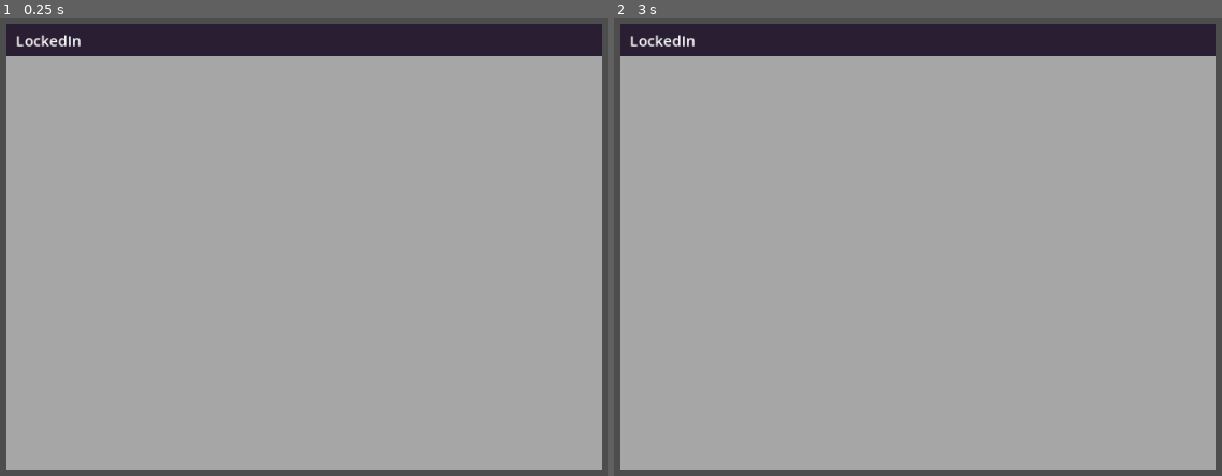
Above: before the commit, frames 1-2 (left to right).
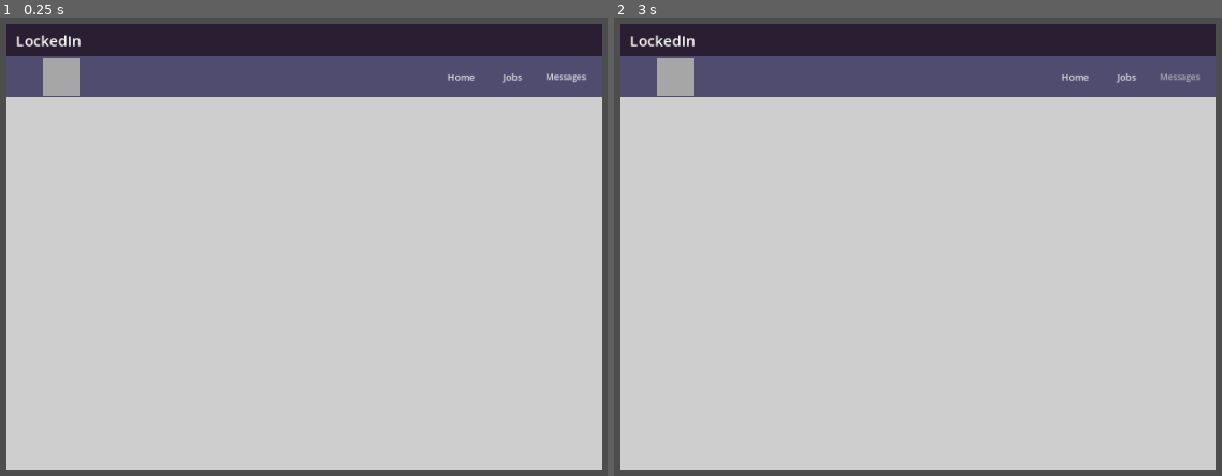
Above: after the commit, the same moments.

Repository: iimurpyh/linked-alien
Game: Godot game, scene res://main.tscn
The game is run twice, just before and just after one commit, with the same random seed, the same clock (stepped at 60 frames per second) and the same inputs.
Inputs (mouse positions are in pixels of both pictures, inside the frame that each line leads up to):
- Up to frame 1 (0.25 s): no input
- Up to frame 2 (3 s): click (1179, 77) at 0.5 s, where only the run after the commit has a clickable "Messages"; click (1124, 77) at 1.25 s, where only the run after the commit has a clickable "Jobs"; click (1076, 77) at 2 s, where only the run after the commit has a clickable "Home"; click (1179, 77) at 2.75 s, where only the run after the commit has a clickable "Messages"

The runs differ from the first frame. In frame 1, 88% of the frame differs, in the area x 0-100%, y 8-99%; in frame 2, 88%.

Commit message:
Add webpage and menubar with buttons

Diff:
--- a/main.tscn
+++ b/main.tscn
@@ -1,6 +1,39 @@
 [gd_scene format=3 uid="uid://bsysuiyx4dqy"]
 
 [ext_resource type="Theme" uid="uid://c4vir164jmy38" path="res://resources/themes/lockedin.tres" id="1_ig7tw"]
+
+[sub_resource type="StyleBoxFlat" id="StyleBoxFlat_ig7tw"]
+bg_color = Color(0.8089983, 0.8089983, 0.80899817, 1)
+
+[sub_resource type="StyleBoxFlat" id="StyleBoxFlat_0xm2m"]
+bg_color = Color(0.30940694, 0.29920965, 0.43969783, 1)
+
+[sub_resource type="StyleBoxFlat" id="StyleBoxFlat_h2yge"]
+bg_color = Color(0.6, 0.6, 0.6, 0)
+
+[sub_resource type="StyleBoxFlat" id="StyleBoxFlat_7mycd"]
+bg_color = Color(0.6, 0.6, 0.6, 0)
+
+[sub_resource type="StyleBoxFlat" id="StyleBoxFlat_272bh"]
+bg_color = Color(0.6, 0.6, 0.6, 0)
+
+[sub_resource type="StyleBoxFlat" id="StyleBoxFlat_1bvp3"]
+bg_color = Color(0.6, 0.6, 0.6, 0)
+
+[sub_resource type="StyleBoxFlat" id="StyleBoxFlat_5vw27"]
+bg_color = Color(0.6, 0.6, 0.6, 0)
+
+[sub_resource type="StyleBoxFlat" id="StyleBoxFlat_kek77"]
+bg_color = Color(0.6, 0.6, 0.6, 0)
+
+[sub_resource type="StyleBoxFlat" id="StyleBoxFlat_lquwl"]
+bg_color = Color(0.6, 0.6, 0.6, 0)
+
+[sub_resource type="StyleBoxFlat" id="StyleBoxFlat_4c57u"]
+bg_color = Color(0.6, 0.6, 0.6, 0)
+
+[sub_resource type="StyleBoxFlat" id="StyleBoxFlat_efxa6"]
+bg_color = Color(0.6, 0.6, 0.6, 0)
 
 [node name="Main" type="Node2D" unique_id=1141253464]
 
@@ -55,3 +88,88 @@
 layout_mode = 2
 text = "LockedIn"
 vertical_alignment = 1
+
+[node name="Webpage" type="Panel" parent="UI/Window/App" unique_id=1473917591]
+layout_mode = 1
+anchors_preset = -1
+anchor_top = 0.07300001
+anchor_right = 1.0
+anchor_bottom = 1.0
+offset_top = -0.04000473
+grow_horizontal = 2
+grow_vertical = 0
+theme_override_styles/panel = SubResource("StyleBoxFlat_ig7tw")
+
+[node name="MenuBar" type="Panel" parent="UI/Window/App/Webpage" unique_id=550115243]
+layout_mode = 1
+anchors_preset = -1
+anchor_right = 1.0
+anchor_bottom = 0.09900001
+offset_bottom = 0.04399872
+grow_horizontal = 2
+theme_override_styles/panel = SubResource("StyleBoxFlat_0xm2m")
+
+[node name="Messages" type="Button" parent="UI/Window/App/Webpage/MenuBar" unique_id=1945130139]
+layout_mode = 1
+anchors_preset = -1
+anchor_left = 0.92300004
+anchor_right = 1.0
+anchor_bottom = 0.998
+offset_left = -14.720032
+offset_right = -14.0
+offset_bottom = -0.010807037
+grow_horizontal = 0
+theme_override_colors/font_color = Color(0.875, 0.875, 0.875, 1)
+theme_override_colors/font_hover_color = Color(0.68235296, 0.68235296, 0.68235296, 1)
+theme_override_font_sizes/font_size = 9
+theme_override_styles/normal = SubResource("StyleBoxFlat_h2yge")
+theme_override_styles/pressed = SubResource("StyleBoxFlat_7mycd")
+theme_override_styles/hover = SubResource("StyleBoxFlat_272bh")
+text = "Messages"
+
+[node name="Jobs" type="Button" parent="UI/Window/App/Webpage/MenuBar" unique_id=623733113]
+layout_mode = 1
+anchors_preset = -1
+anchor_left = 0.92300004
+anchor_right = 1.0
+anchor_bottom = 0.998
+offset_left = -70.72003
+offset_right = -70.0
+offset_bottom = -0.010807037
+grow_horizontal = 0
+theme_override_colors/font_color = Color(0.875, 0.875, 0.875, 1)
+theme_override_colors/font_hover_color = Color(0.68235296, 0.68235296, 0.68235296, 1)
+theme_override_font_sizes/font_size = 10
+theme_override_styles/normal = SubResource("StyleBoxFlat_1bvp3")
+theme_override_styles/pressed = SubResource("StyleBoxFlat_5vw27")
+theme_override_styles/hover = SubResource("StyleBoxFlat_kek77")
+text = "Jobs"
+
+[node name="Home" type="Button" parent="UI/Window/App/Webpage/MenuBar" unique_id=1280569439]
+layout_mode = 1
+anchors_preset = -1
+anchor_left = 0.92300004
+anchor_right = 1.0
+anchor_bottom = 0.998
+offset_left = -126.72003
+offset_right = -126.0
+offset_bottom = -0.010807037
+grow_horizontal = 0
+theme_override_colors/font_color = Color(0.875, 0.875, 0.875, 1)
+theme_override_colors/font_hover_color = Color(0.68235296, 0.68235296, 0.68235296, 1)
+theme_override_font_sizes/font_size = 10
+theme_override_styles/normal = SubResource("StyleBoxFlat_lquwl")
+theme_override_styles/pressed = SubResource("StyleBoxFlat_4c57u")
+theme_override_styles/hover = SubResource("StyleBoxFlat_efxa6")
+text = "Home"
+
+[node name="Logo" type="Panel" parent="UI/Window/App/Webpage/MenuBar" unique_id=138049737]
+layout_mode = 1
+anchors_preset = 4
+anchor_top = 0.5
+anchor_bottom = 0.5
+offset_left = 39.0
+offset_top = -20.0
+offset_right = 79.0
+offset_bottom = 19.999998
+grow_vertical = 2
